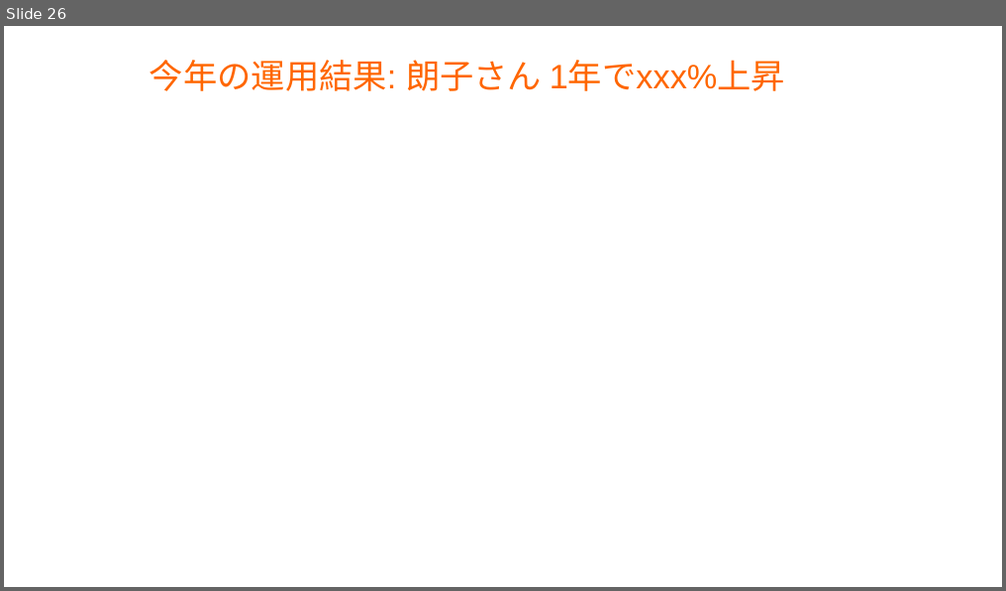
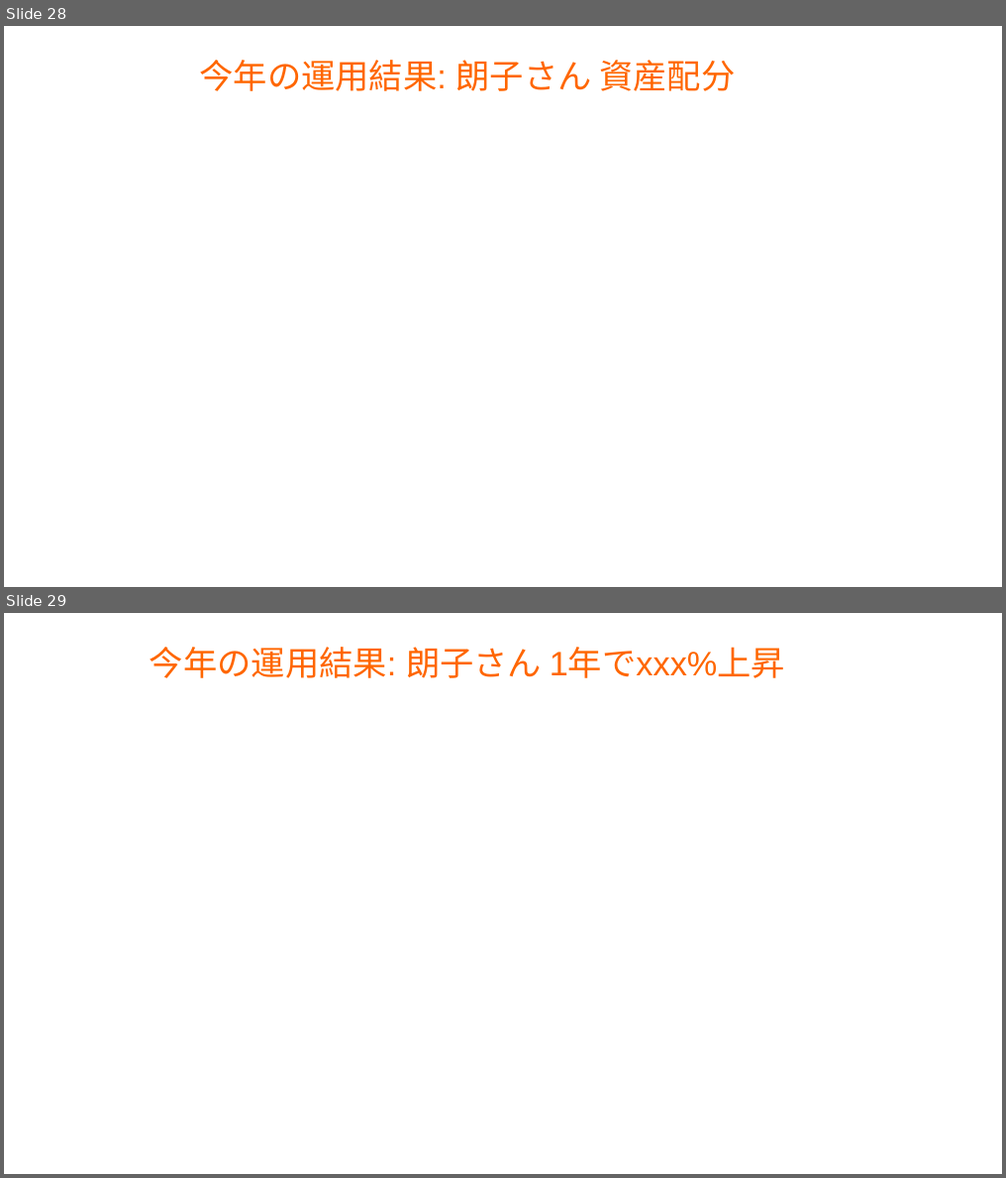
Before and after one commit to master-q/masterq-docs, a slide deck: presentations/20231126-invest_report/20231126-invest_report.odp. Shown one above the other, each under a label of ours: slide 26 before the commit, slides 28 and 29 after it. The pictures are 1006x591 and 1006x1178 pixels, drawn with LibreOffice and Linux fonts; fonts in the diff are those of the drawing; background and template pictures are left out. Boxes give left, top, right and bottom in pixels: in the first picture for what was removed or moved away, otherwise in the second. Text is boxed around its words. In the diff, an @@ line names an element or a change of style, - is before the commit and + after.

```diff
--- a/presentations/20231126-invest_report/20231126-invest_report.odp
+++ b/presentations/20231126-invest_report/20231126-invest_report.odp
@@ slide 28 added at (4,26,1002,587), background #FFFFFF @@
@@ title added at (199,60,735,91), 27 pt, text #FF6600 @@
+今年の運用結果: 朗子さん 資産配分
@@ what was slide 26 is now slide 29 @@
```
Also in this commit, not shown: 3 slides changed, 3 other slides added.
